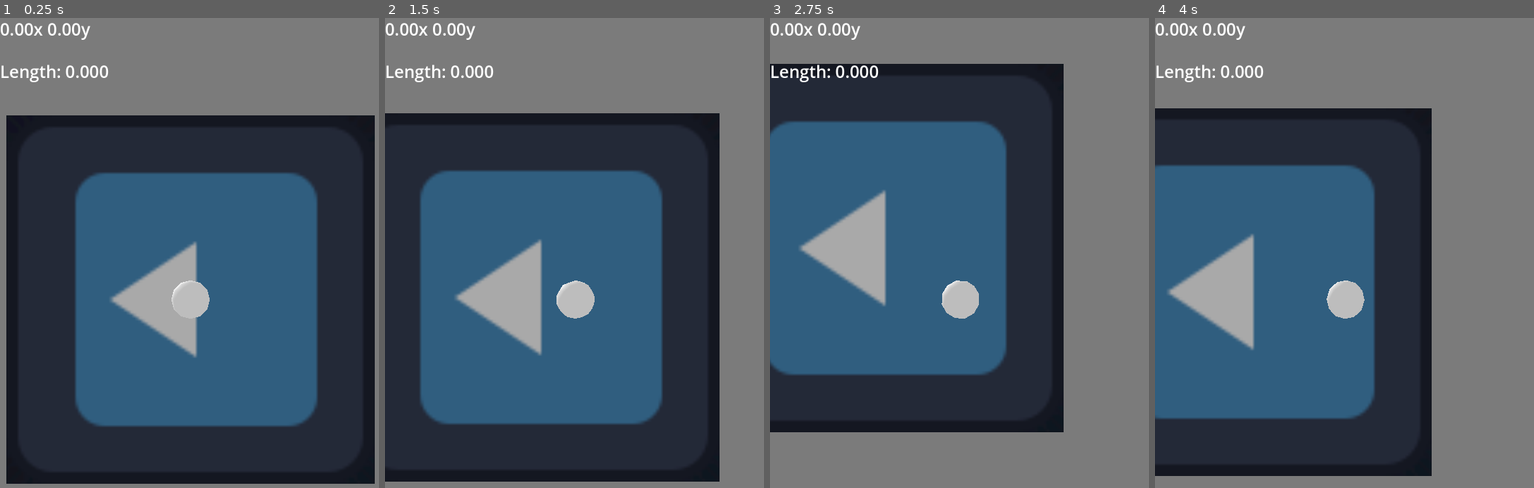
Above: before the commit, frames 1-4 (left to right).
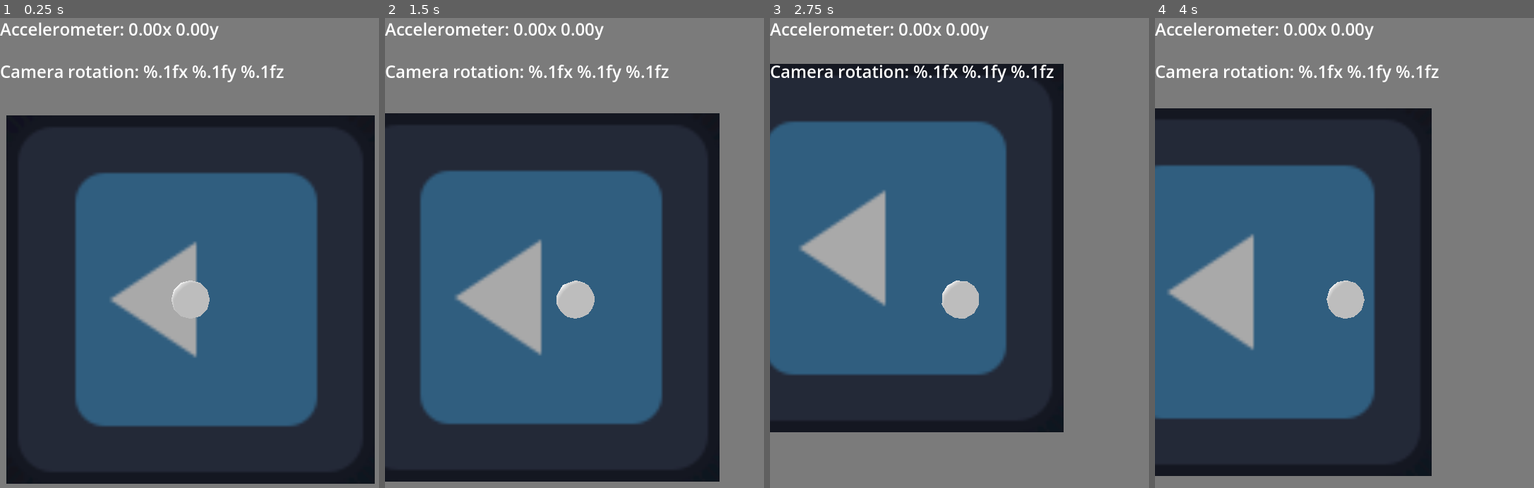
Above: after the commit, the same moments.

Repository: biggestcookie/maze
Game: Godot game, scene res://scenes/gameplay/main.tscn
The game is run twice, just before and just after one commit, with the same random seed, the same clock (stepped at 60 frames per second) and the same inputs. The engine's default icon, where the game draws it, is replaced by a stand-in: a white triangle on a blue panel in a dark square.
Inputs:
- Up to frame 1 (0.25 s): no input
- Up to frame 2 (1.5 s): tap Enter at 0.5 s; hold D (move_right) 0.53-1.28 s; hold S (move_down) from 1.28 s (still down)
- Up to frame 3 (2.75 s): release S (move_down) at 2.03 s; hold D (move_right) from 2.03 s (still down)
- Up to frame 4 (4 s): release D (move_right) at 2.78 s; hold W (move_up) 2.78-3.53 s; hold A (move_left) from 3.53 s (still down)

The runs differ from the first frame. In frame 1, 1.6% of the frame differs, in the area x 0-75%, y 0-14%; in frame 2, 1.6%; in frame 3, 1.7%; in frame 4, 1.6%.

Commit message:
Camera rotoation WIP

Diff:
--- a/scenes/gameplay/actors/camera.gd
+++ b/scenes/gameplay/actors/camera.gd
@@ -6,20 +6,39 @@
 const follow_height_offset := 9.5
 
 func _ready() -> void:
-	position = Vector3(
-		follow_node.position.x,
-		follow_node.position.y + follow_height_offset,
-		follow_node.position.z,
-	)
+    position = Vector3(
+        follow_node.position.x,
+        follow_node.position.y + follow_height_offset,
+        follow_node.position.z,
+    )
+
 
 func _physics_process(delta: float) -> void:
-	# Move camera position
-	position.x = follow_node.position.x
-	position.y = move_toward(
-		position.y,
-		follow_node.position.y + follow_height_offset,
-		delta * follow_speed
-	)
-	position.z = follow_node.position.z
+    # Move camera position
+    position.x = follow_node.position.x
+    position.y = move_toward(
+        position.y,
+        follow_node.position.y + follow_height_offset,
+        delta * follow_speed
+    )
+    position.z = follow_node.position.z
 
-	# Rotate camera with gyroscope
+    # Rotate camera with gyroscope
+    if OS.has_feature("mobile"):
+        var normalized_accel := Input.get_gravity().normalized()
+        var tilt_rotation := Basis(
+            Vector3(0, 0, 1),
+            normalized_accel.x * 0.1
+        ) * Basis(
+            Vector3(1, 0, 0),
+            normalized_accel.y * 0.1
+        )
+        rotation = (
+            Basis(
+                Vector3(1, 0, 0),
+                deg_to_rad(-90)
+            ) * Basis(
+                Vector3(0, 1, 0),
+                deg_to_rad(-180)
+            ) * tilt_rotation
+        ).get_euler()
--- a/scenes/gameplay/actors/player.gd
+++ b/scenes/gameplay/actors/player.gd
@@ -7,11 +7,16 @@
 
 func _process(_delta: float) -> void:
 	if OS.has_feature("mobile"):
-		input.x = Input.get_gravity().normalized().x * -1
-		input.y = Input.get_gravity().normalized().y
+		var normalized_accel := Input.get_gravity().normalized()
+		input = Vector2(
+			normalized_accel.x * -1,
+			normalized_accel.y
+		)
 	else:
-		input.x = Input.get_axis("move_right", "move_left")
-		input.y = Input.get_axis("move_down", "move_up")
+		input = Vector2(
+			Input.get_axis("move_right", "move_left"),
+			Input.get_axis("move_down", "move_up")
+		)
 
 
 func _physics_process(_delta: float) -> void:
--- a/scenes/gameplay/main.tscn
+++ b/scenes/gameplay/main.tscn
@@ -24,7 +24,8 @@
 [node name="Main" type="Node"]
 
 [node name="Camera3D" type="Camera3D" parent="." node_paths=PackedStringArray("follow_node")]
-transform = Transform3D(-1, 8.74228e-08, 3.82137e-15, 0, -4.37114e-08, 1, 8.74228e-08, 1, 4.37114e-08, 0, 10, 0)
+transform = Transform3D(-1, 1.50996e-07, 6.60024e-15, 0, -4.37114e-08, 1, 1.50996e-07, 1, 4.37114e-08, 0, 10, 0)
+rotation_edit_mode = 2
 size = 10.0
 script = ExtResource("3_dyj7r")
 follow_node = NodePath("../Player")
--- a/scenes/gameplay/ui/debug.gd
+++ b/scenes/gameplay/ui/debug.gd
@@ -1,6 +1,6 @@
 extends Node
 
-@onready var label: Label = $Label
+@onready var gravity_label: Label = $Label
 @onready var label_2: Label = $Label2
 
 # Called every frame. 'delta' is the elapsed time since the previous frame.
@@ -9,8 +9,25 @@
 		Input.get_gravity().normalized().x,
 		Input.get_gravity().normalized().y,
 	)
-	label.text = "%.2fx %.2fy" % [
+	gravity_label.text = "Accelerometer: %.2fx %.2fy" % [
 		input.x,
 		input.y,
 	]
-	label_2.text = "Length: %.3f" % [input.length()]
+	var normalized_accel := Input.get_gravity().normalized()
+	var tilt_rotation := Basis(
+		Vector3(0, 0, 1),
+		normalized_accel.x * 0.1
+	) * Basis(
+		Vector3(1, 0, 0),
+		normalized_accel.y * 0.1
+	)
+	var cam_rotation := (
+		Basis(
+			Vector3(1, 0, 0),
+			deg_to_rad(-90)
+		) * Basis(
+			Vector3(0, 1, 0),
+			deg_to_rad(-180)
+		) * tilt_rotation
+	).get_euler()
+	label_2.text = "Camera rotation: %.1fx %.1fy %.1fz" % [cam_rotation]
